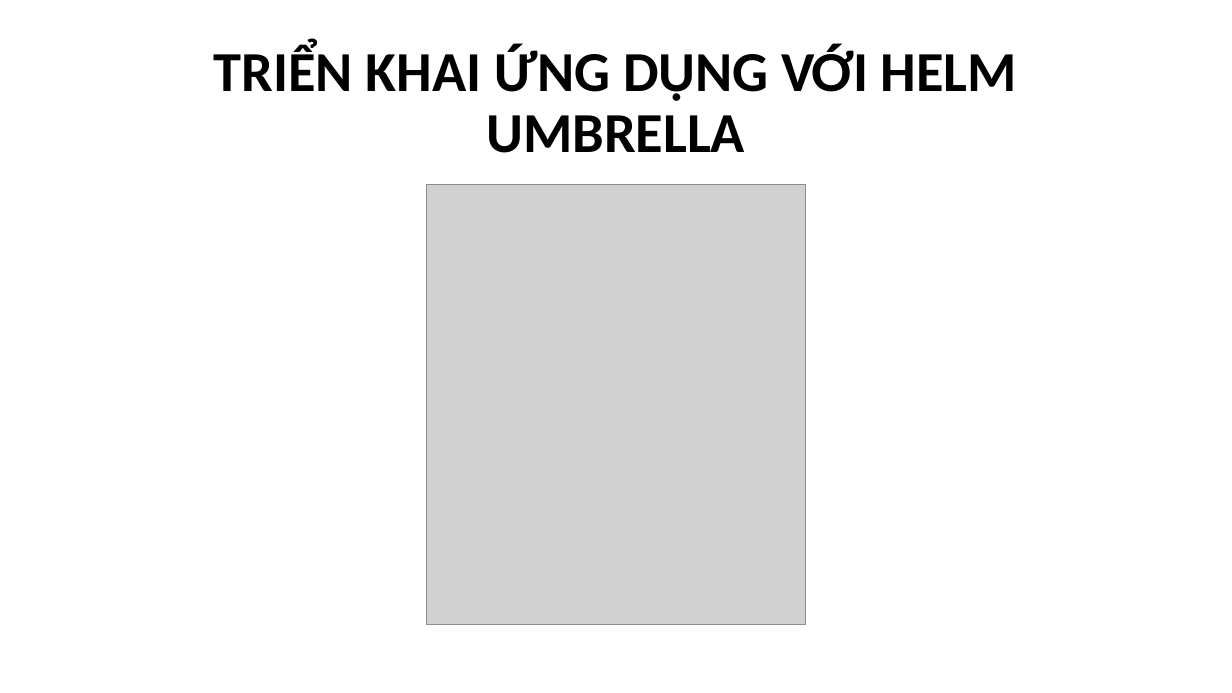
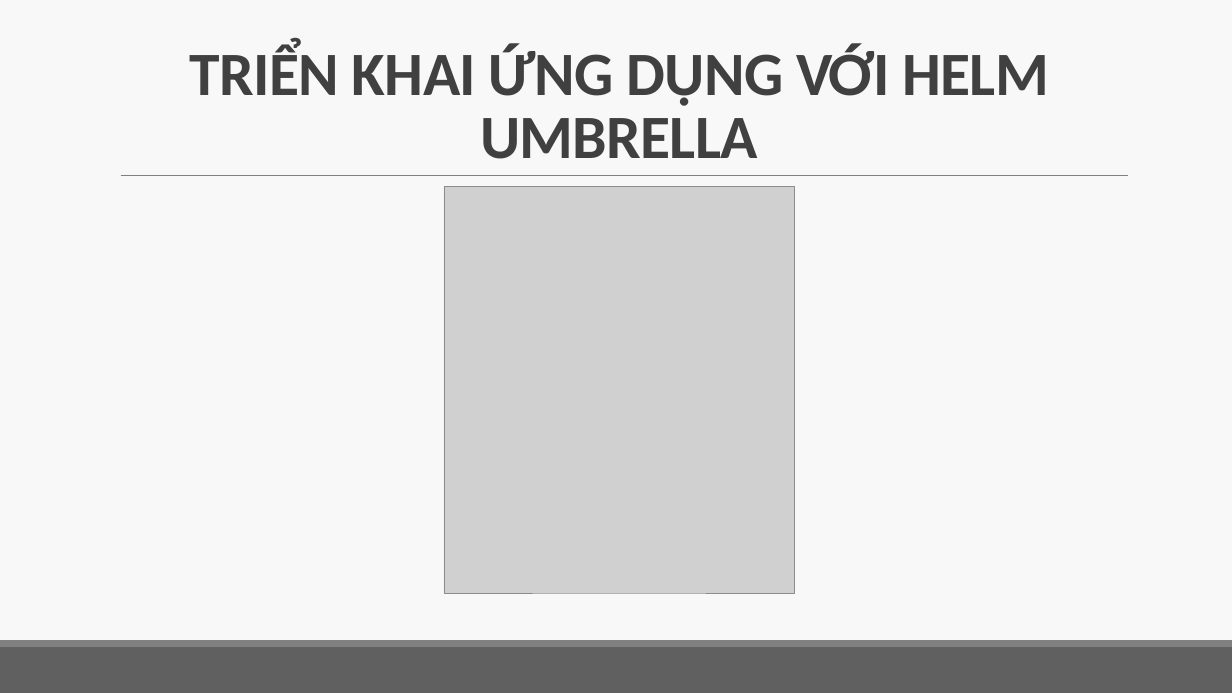
Before and after one commit to qly6/AuthApp, a slide deck: slide 14 of AuthApp.pptx. Drawn at 1232x693 pixels with LibreOffice and Linux fonts; fonts in the diff are those of the drawing; grey boxes stand for pictures. Boxes give left, top, right and bottom in pixels: in the first picture for what was removed or moved away, otherwise in the second. Text is boxed around its words. In the diff, an @@ line names an element or a change of style, - is before the commit and + after.

```diff
--- a/AuthApp.pptx
+++ b/AuthApp.pptx
@@ background #FFFFFF to #F8F8F8 @@
@@ title "TRIỂN KHAI ỨNG DỤNG VỚI ...": place and size @@
-title "TRIỂN KHAI ỨNG DỤNG VỚI ..." at bbox=[214, 44, 1017, 153]
+title "TRIỂN KHAI ỨNG DỤNG VỚI ..." at bbox=[190, 44, 1049, 159]
@@ title "TRIỂN KHAI ỨNG DỤNG VỚI ..." at bbox=[190, 44, 1049, 159]: size 44 to 48 pt, text colour #000000 to #404040, letter spacing 0 to -0.5 pt; line spacing 0.9 to 0.85; vertical alignment middle to bottom @@
@@ line added from (121, 176) to (1128, 176), #808080 0.5 pt @@
@@ picture: place and size @@
-picture at bbox=[427, 185, 806, 625]
+picture at bbox=[445, 187, 795, 593]
@@ rectangle added at bbox=[0, 647, 1232, 693], fill #606060 @@
@@ rectangle added at bbox=[0, 640, 1232, 647], fill #808080 @@
```
Also in this commit, not shown: 18 other slides changed, 2 slides added, 2 slides removed.
